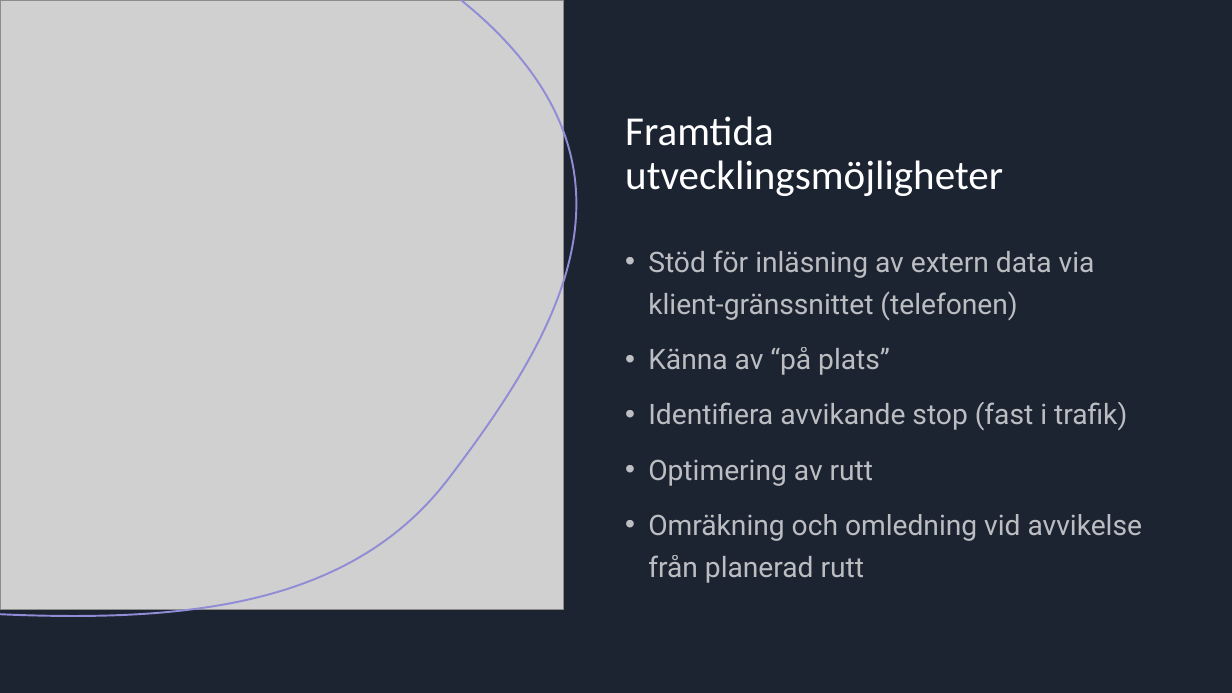
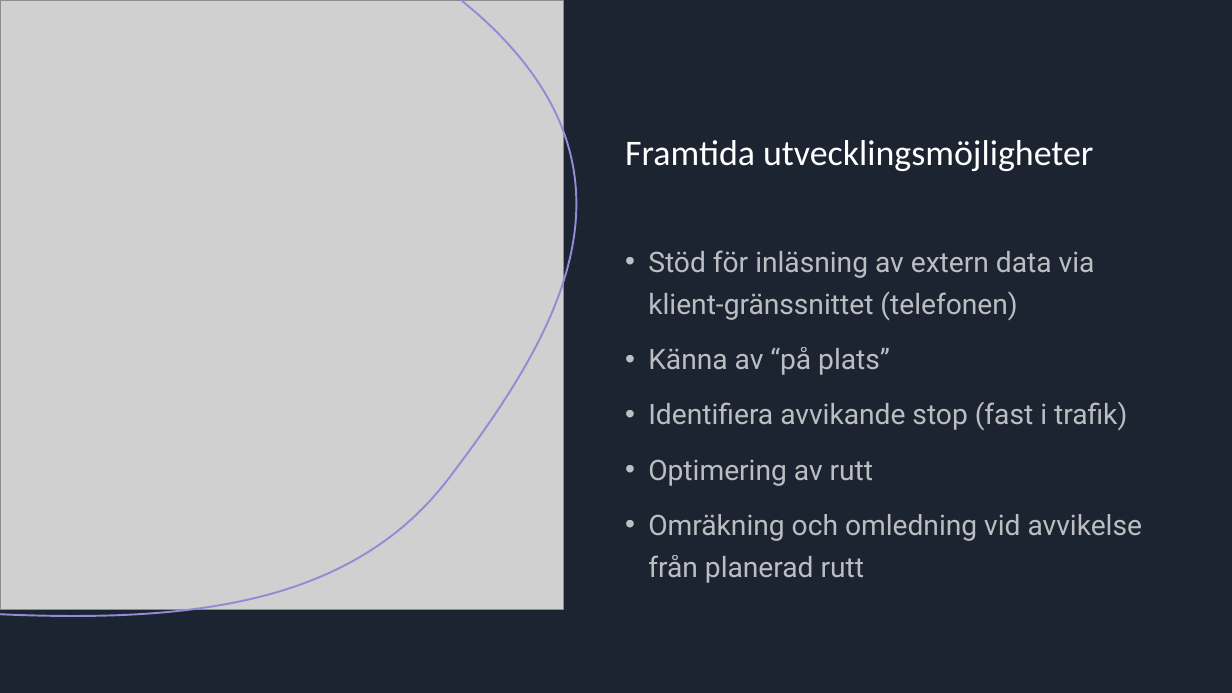
Before and after one commit to Addnode-Hackaton-2023/Team-4, a slide deck: slide 5 of HackAddThon 2023.pptx. Drawn at 1232x693 pixels with LibreOffice and Linux fonts; fonts in the diff are those of the drawing; grey boxes stand for pictures. Boxes give left, top, right and bottom in pixels: in the first picture for what was removed or moved away, otherwise in the second. Text is boxed around its words. In the diff, an @@ line names an element or a change of style, - is before the commit and + after.

```diff
--- a/HackAddThon 2023.pptx
+++ b/HackAddThon 2023.pptx
@@ title "Framtida utvecklingsmöjligheter" at [625, 140, 1093, 171]: size 32 to 28 pt @@
```
Also in this commit, not shown: 2 other slides changed.
